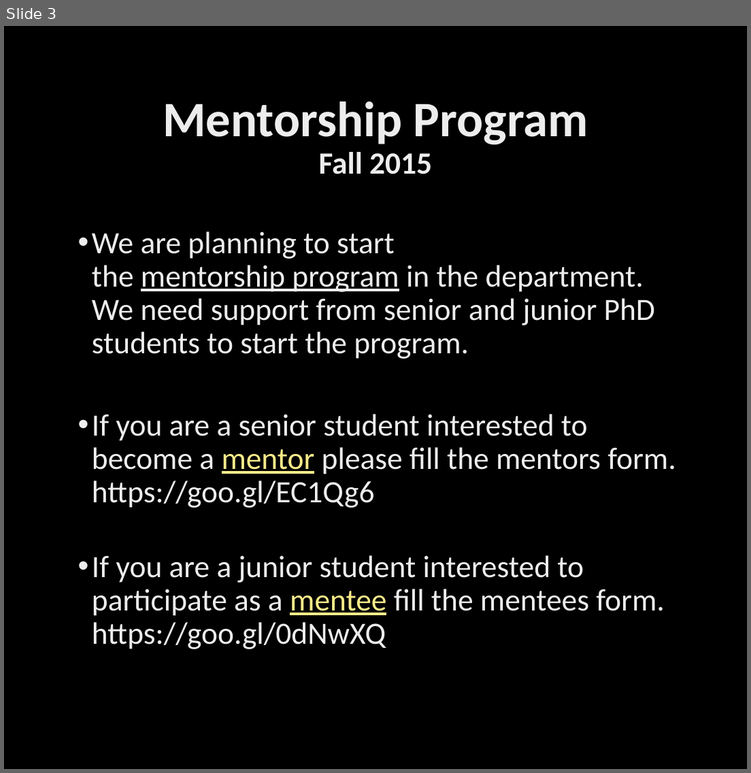
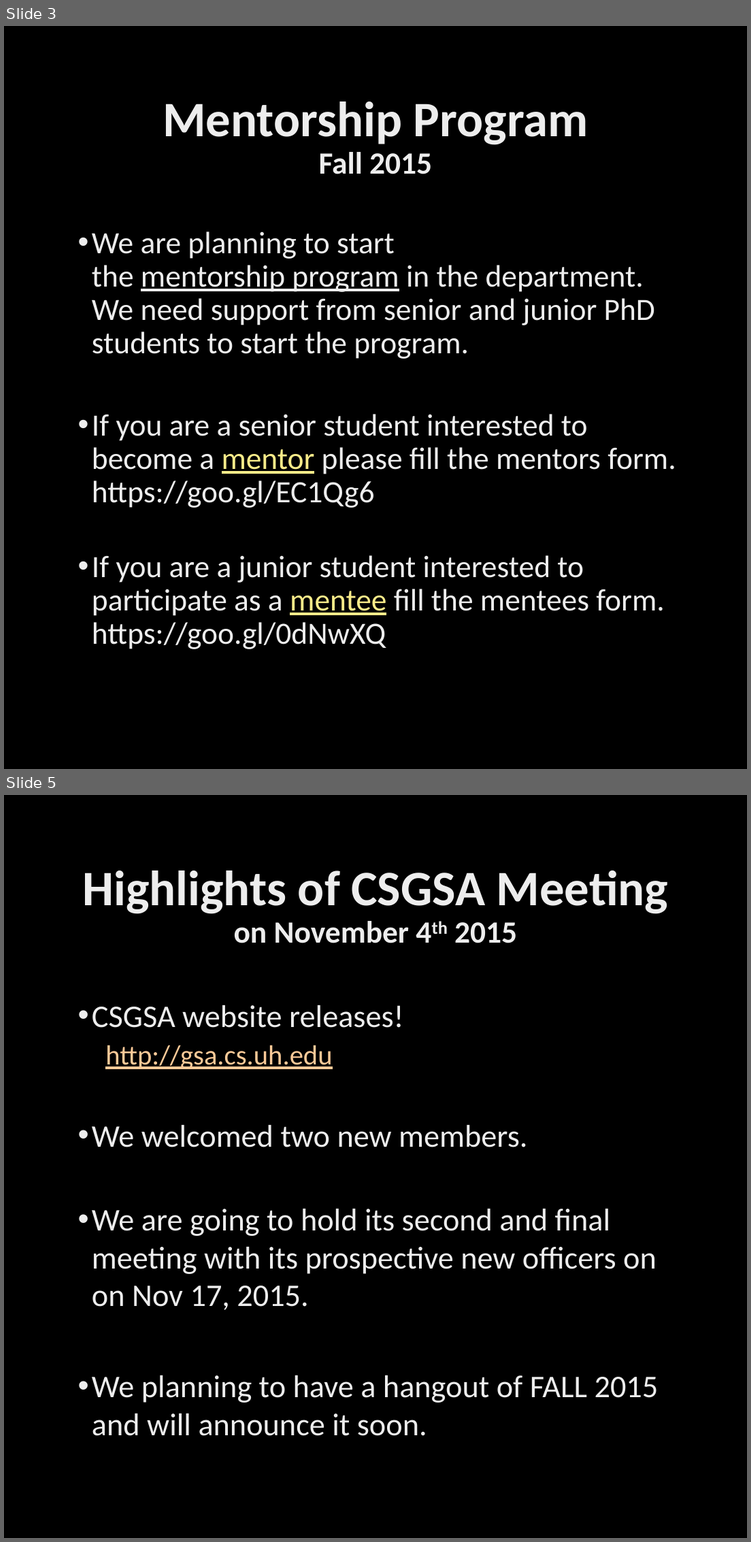
Before and after one commit to CSGSA/MM, a slide deck: template.pptx. Shown one above the other, each under a label of ours: slide 3 before the commit, slides 3 and 5 after it; the slides between them are not shown. The pictures are 751x773 and 751x1542 pixels, drawn with LibreOffice and Linux fonts; fonts in the diff are those of the drawing; background and template pictures are left out. Boxes give left, top, right and bottom in pixels: in the first picture for what was removed or moved away, otherwise in the second. Text is boxed around its words. In the diff, an @@ line names an element or a change of style, - is before the commit and + after.

```diff
--- a/template.pptx
+++ b/template.pptx
@@ slide 5 added at [4, 795, 747, 1538], background picture (left out) @@
@@ title added at [82, 870, 668, 943], 64 pt, text gradient #BFBFBF to #EDEDED to #FFFFFF, bold @@
+Highlights of CSGSA Meeting
+on November 4th 2015
@@ text added at [92, 1005, 658, 1436], 40.7 pt, text gradient #BFBFBF to #EDEDED to #FFFFFF @@
+• CSGSA website releases!
+  http://gsa.cs.uh.edu
+• We welcomed two new members.
+• We are going to hold its second and final meeting with its prospective new officers on on Nov 17, 2015.
+• We planning to have a hangout of FALL 2015 and will announce it soon.
```
Also in this commit, not shown: 7 other files.
